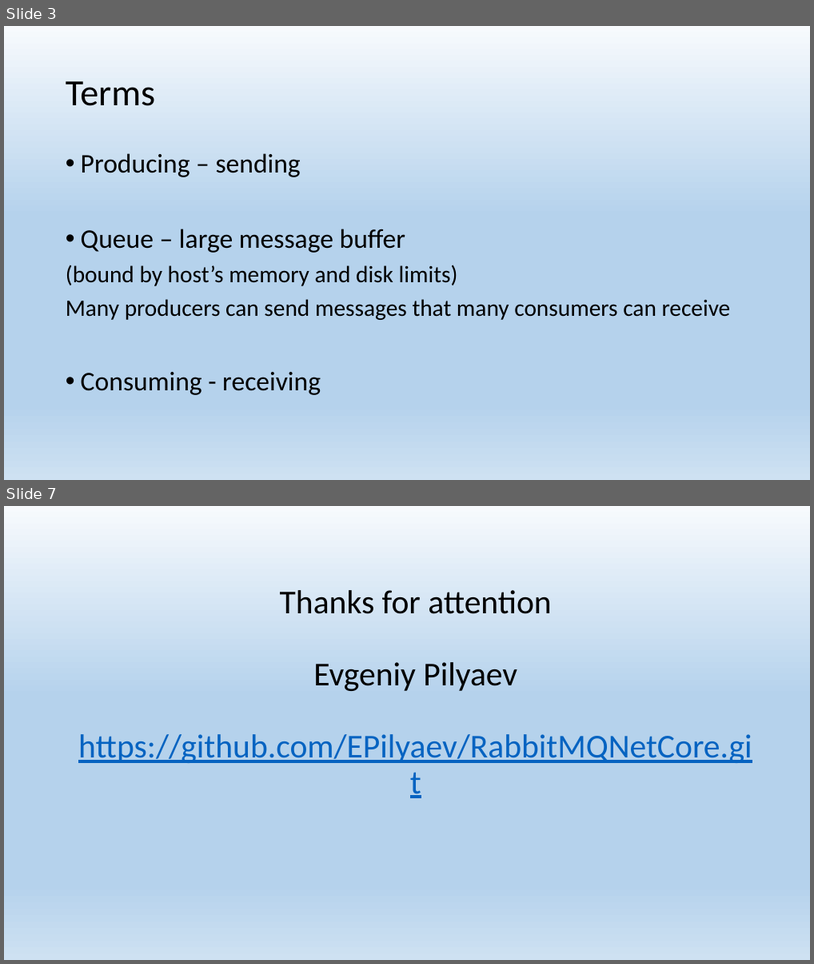
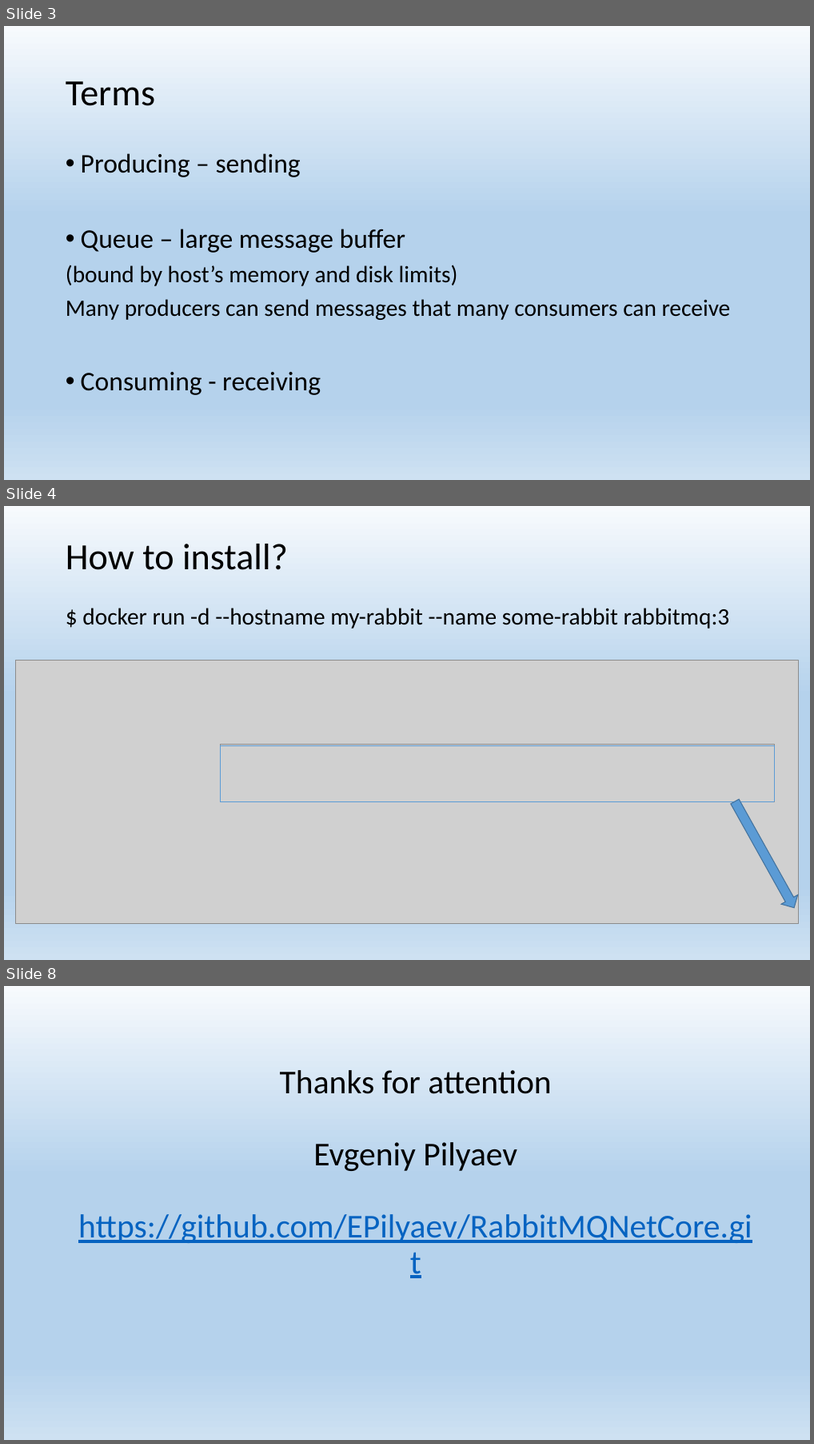
Before and after one commit to EPilyaev/RabbitMQNetCore, a slide deck: RabbitMQNetCore.pptx. Shown one above the other, each under a label of ours: slides 3 and 7 before the commit, slides 3, 4 and 8 after it; the slides between them are not shown. The pictures are 814x964 and 814x1444 pixels, drawn with LibreOffice and Linux fonts; fonts in the diff are those of the drawing; grey boxes stand for pictures. Boxes give left, top, right and bottom in pixels: in the first picture for what was removed or moved away, otherwise in the second. Text is boxed around its words. In the diff, an @@ line names an element or a change of style, - is before the commit and + after.

Commit message:
Add How to install slides

```diff
--- a/RabbitMQNetCore.pptx
+++ b/RabbitMQNetCore.pptx
@@ slide 4 added at <box>4,506,810,960</box>, background gradient #F7FAFD to #B5D2EC to #CEE1F2 @@
@@ title added at <box>66,544,288,570</box>, 44 pt, text #000000 @@
+How to install?
@@ text added at <box>82,608,730,628</box>, 28 pt, text #000000 @@
+$ docker run -d --hostname my-rabbit --name some-rabbit rabbitmq:3
@@ picture added at <box>15,660,798,924</box> @@
@@ picture added at <box>221,744,775,801</box> @@
@@ line added from (221, 745) to (774, 745), #5B9BD5 0.5 pt @@
@@ line added from (221, 745) to (221, 802), #5B9BD5 0.5 pt @@
@@ line added from (774, 745) to (774, 801), #5B9BD5 0.5 pt @@
@@ line added from (221, 801) to (774, 801), #5B9BD5 0.5 pt @@
@@ right arrow added at <box>727,796,802,912</box>, fill #5B9BD5, outline #43739E 1 pt @@
@@ what was slide 7 is now slide 8 @@
```
Also in this commit, not shown: 1 other slide added, 1 slide removed.
